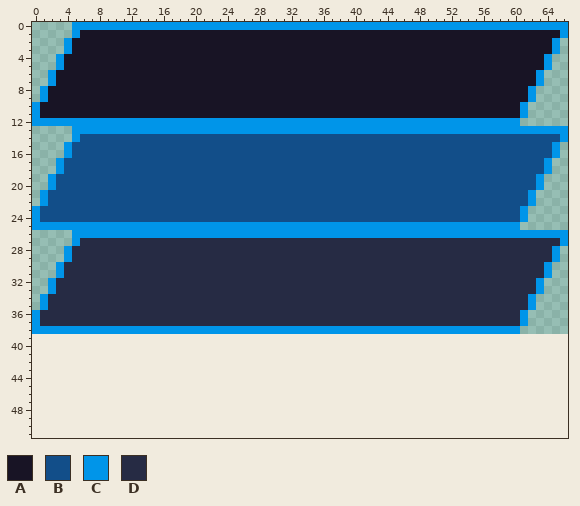
Pixel-art file, stored at Assets/Art/UI/New UI/Button.aseprite. Above, as it was before the edit.
67x39 pixels, 1 frame. The old version is drawn lined up with the new one, on the new canvas.
Palette (. is transparent): A #181425  B #124e89  C #0095e9  D #262b44
Pixels before (only the part around the change), first column x 0:
33 ..CDDDDDDDDDDDDDDDDDDDDDDDDDDDDDDDDDDDDDDDDDDDDDDDDDDDDDDDDDDDDC...
34 .CDDDDDDDDDDDDDDDDDDDDDDDDDDDDDDDDDDDDDDDDDDDDDDDDDDDDDDDDDDDDC....
35 .CDDDDDDDDDDDDDDDDDDDDDDDDDDDDDDDDDDDDDDDDDDDDDDDDDDDDDDDDDDDDC....
36 CDDDDDDDDDDDDDDDDDDDDDDDDDDDDDDDDDDDDDDDDDDDDDDDDDDDDDDDDDDDDC.....
37 CDDDDDDDDDDDDDDDDDDDDDDDDDDDDDDDDDDDDDDDDDDDDDDDDDDDDDDDDDDDDC.....
38 CCCCCCCCCCCCCCCCCCCCCCCCCCCCCCCCCCCCCCCCCCCCCCCCCCCCCCCCCCCCC......
39 ...................................................................
40 ...................................................................
41 ...................................................................
42 ...................................................................
43 ...................................................................
44 ...................................................................
45 ...................................................................
46 ...................................................................
47 ...................................................................
48 ...................................................................
49 ...................................................................
50 ...................................................................
51 ...................................................................
The result:
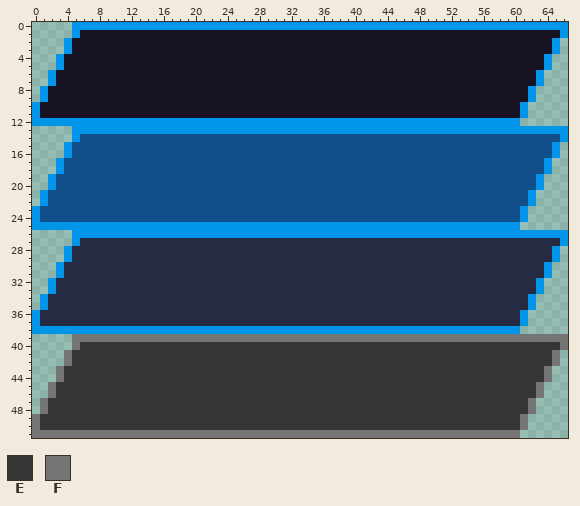
Colours new in this view: E #353535  F #757575
Edits made:
canvas 67x39 -> 67x52
Changed rows in their new state; - is an unchanged pixel.
first column x 0:
39 -----FFFFFFFFFFFFFFFFFFFFFFFFFFFFFFFFFFFFFFFFFFFFFFFFFFFFFFFFFFFFFF
40 -----FEEEEEEEEEEEEEEEEEEEEEEEEEEEEEEEEEEEEEEEEEEEEEEEEEEEEEEEEEEEEF
41 ----FEEEEEEEEEEEEEEEEEEEEEEEEEEEEEEEEEEEEEEEEEEEEEEEEEEEEEEEEEEEEF-
42 ----FEEEEEEEEEEEEEEEEEEEEEEEEEEEEEEEEEEEEEEEEEEEEEEEEEEEEEEEEEEEEF-
43 ---FEEEEEEEEEEEEEEEEEEEEEEEEEEEEEEEEEEEEEEEEEEEEEEEEEEEEEEEEEEEEF--
44 ---FEEEEEEEEEEEEEEEEEEEEEEEEEEEEEEEEEEEEEEEEEEEEEEEEEEEEEEEEEEEEF--
45 --FEEEEEEEEEEEEEEEEEEEEEEEEEEEEEEEEEEEEEEEEEEEEEEEEEEEEEEEEEEEEF---
46 --FEEEEEEEEEEEEEEEEEEEEEEEEEEEEEEEEEEEEEEEEEEEEEEEEEEEEEEEEEEEEF---
47 -FEEEEEEEEEEEEEEEEEEEEEEEEEEEEEEEEEEEEEEEEEEEEEEEEEEEEEEEEEEEEF----
48 -FEEEEEEEEEEEEEEEEEEEEEEEEEEEEEEEEEEEEEEEEEEEEEEEEEEEEEEEEEEEEF----
49 FEEEEEEEEEEEEEEEEEEEEEEEEEEEEEEEEEEEEEEEEEEEEEEEEEEEEEEEEEEEEF-----
50 FEEEEEEEEEEEEEEEEEEEEEEEEEEEEEEEEEEEEEEEEEEEEEEEEEEEEEEEEEEEEF-----
51 FFFFFFFFFFFFFFFFFFFFFFFFFFFFFFFFFFFFFFFFFFFFFFFFFFFFFFFFFFFFF------
